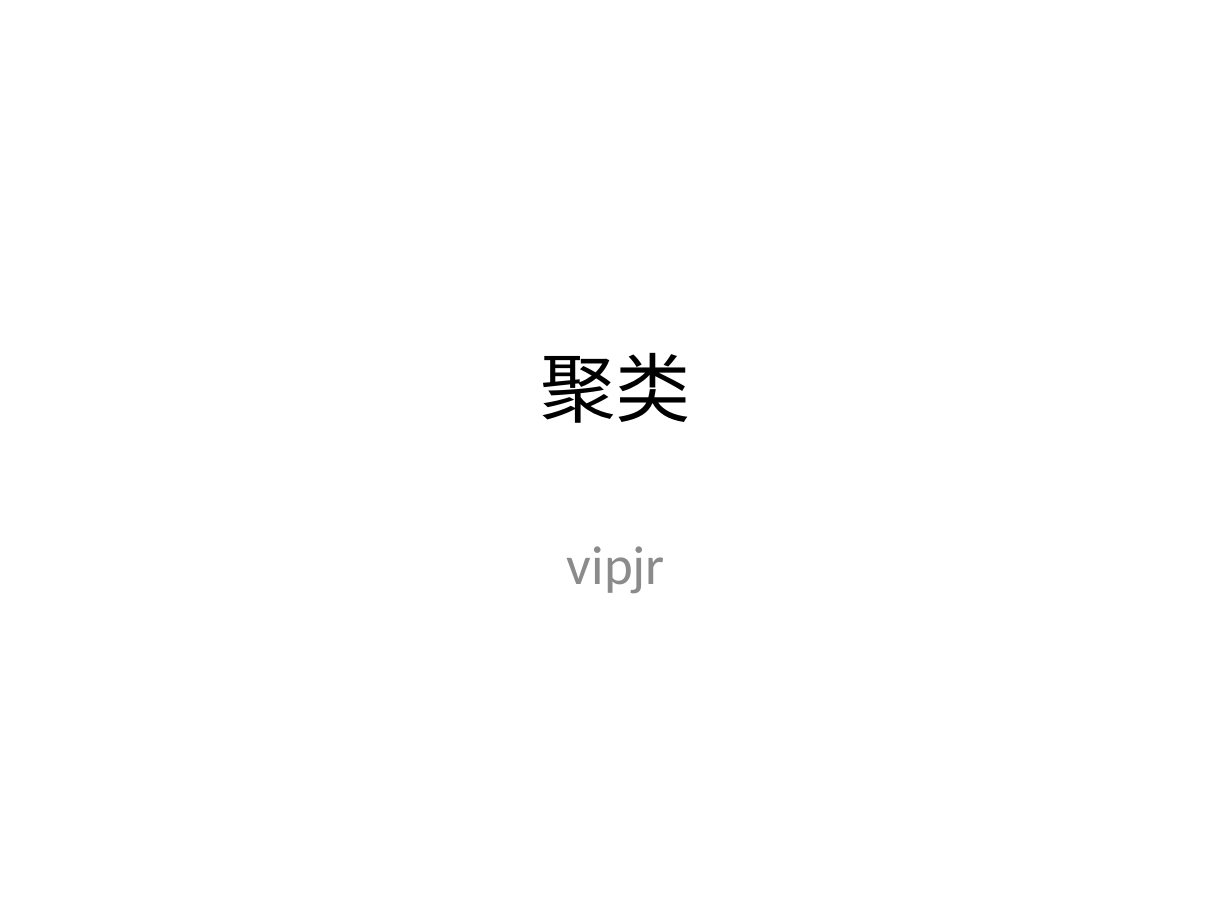
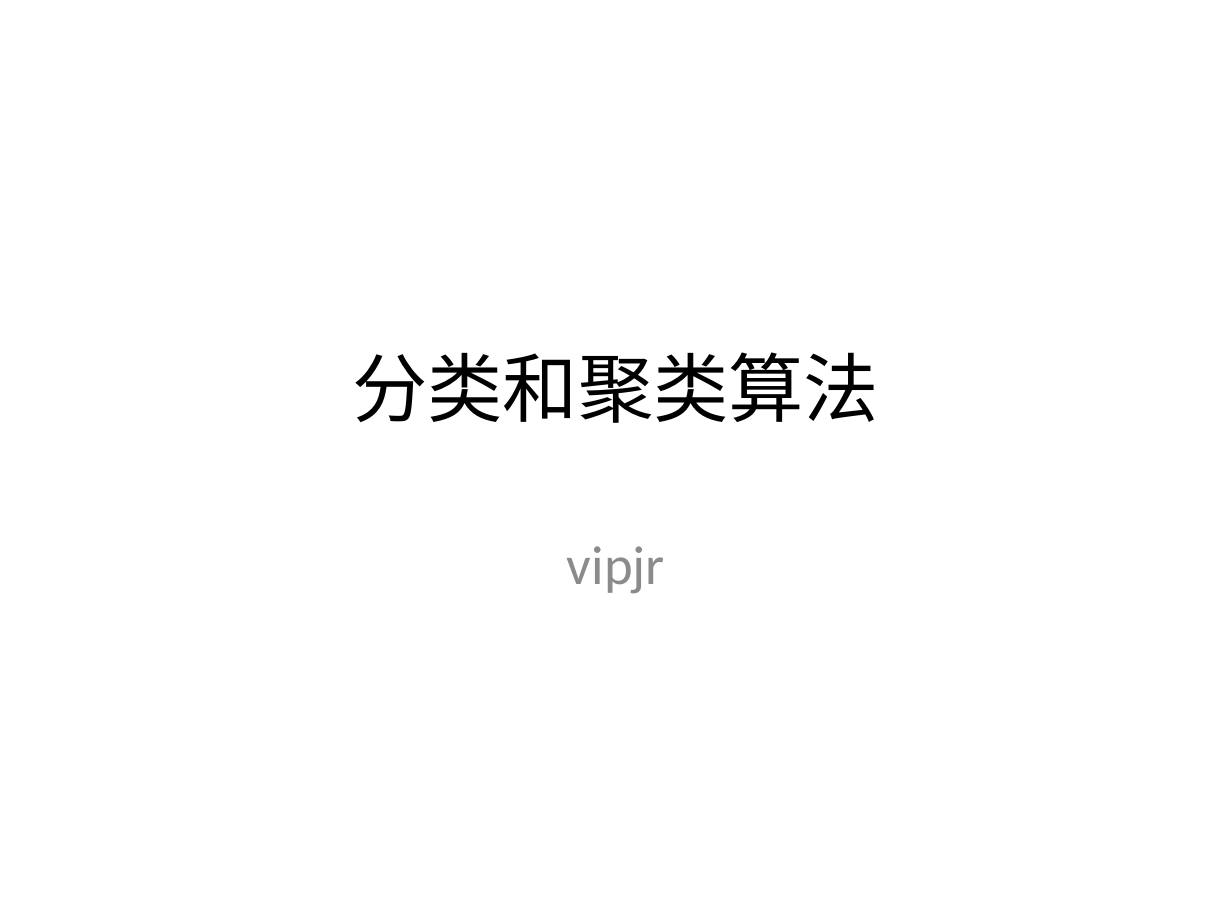
Before and after one commit to BattalionCommander/Python, a slide deck: slide 1 of cls_23聚类算法.pptx. Drawn at 1232x924 pixels with LibreOffice and Linux fonts; fonts in the diff are those of the drawing; background and template pictures are left out. Boxes give left, top, right and bottom in pixels: in the first picture for what was removed or moved away, otherwise in the second. Text is boxed around its words. In the diff, an @@ line names an element or a change of style, - is before the commit and + after.

```diff
--- a/cls_23聚类算法.pptx
+++ b/cls_23聚类算法.pptx
@@ title at [352,352,879,423]: text changed; font Calibri to Noto Sans CJK SC @@
-聚类
+分类和聚类算法
```
Also in this commit, not shown: 2 other slides changed, 6 slides added, 3 slides removed, 6 other files.
